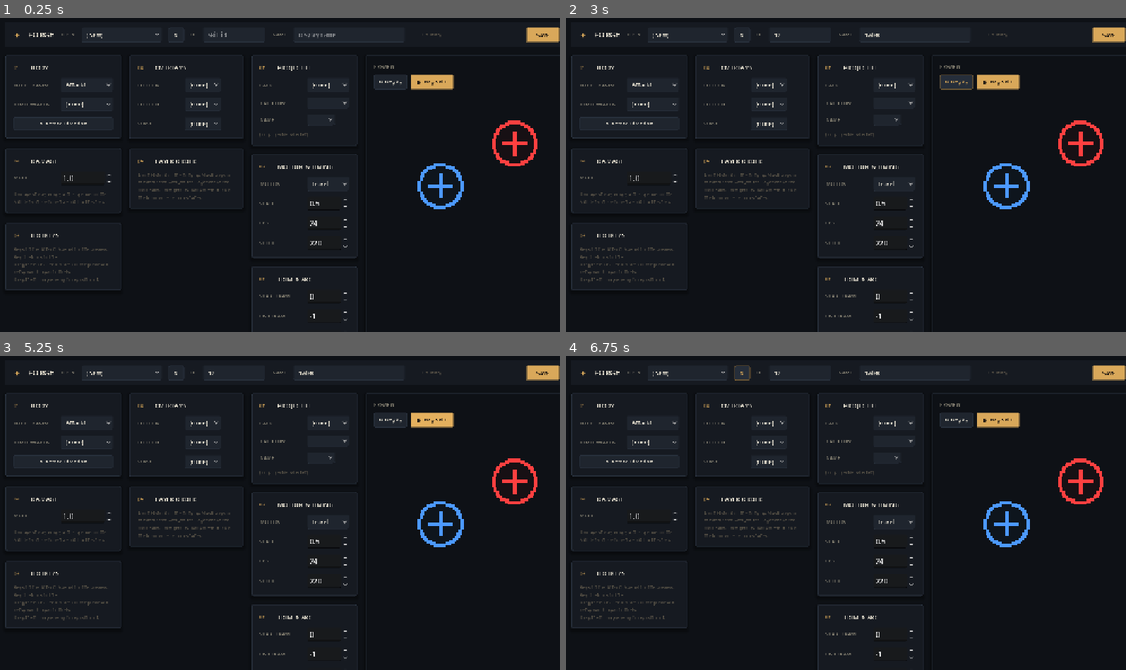
Above: before the commit, frames 1-4 (two rows, left to right).
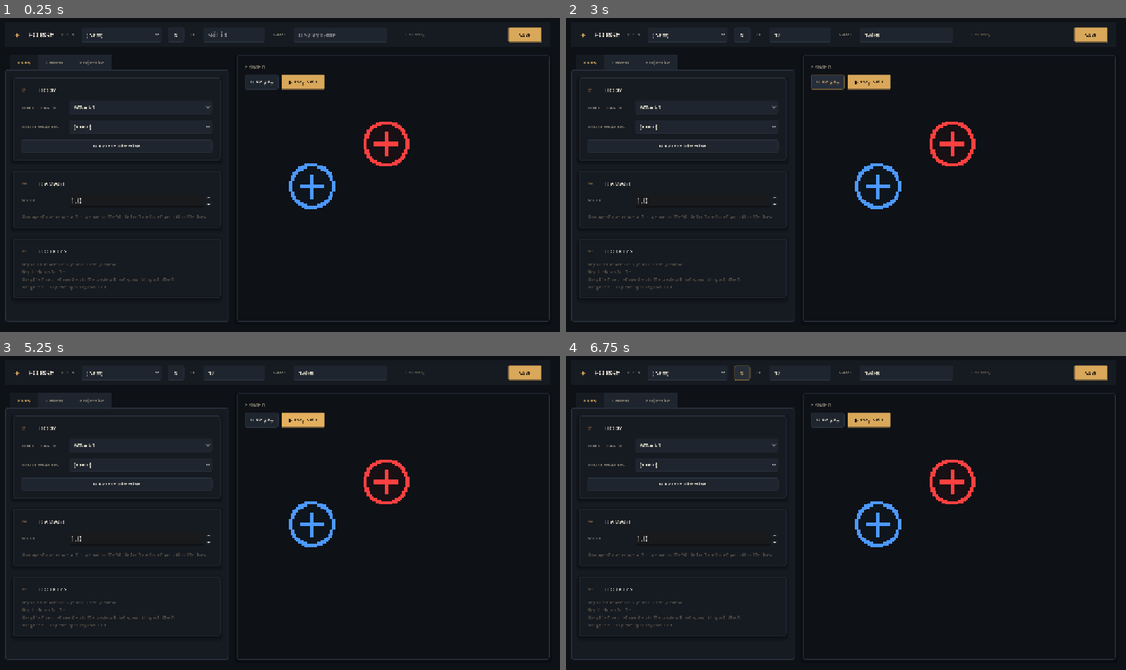
Above: after the commit, the same moments.

Repository: lenzerevans1995-coder/IsoArpg
Game: Godot game, scene res://dev_scenes/skill_editor.tscn
The game is run twice, just before and just after one commit, with the same random seed, the same clock (stepped at 60 frames per second) and the same inputs. This scene is started directly instead of the project's main scene.
Inputs (mouse positions are in pixels of both pictures, inside the frame that each line leads up to):
- Up to frame 1 (0.25 s): no input
- Up to frame 2 (3 s): click (801, 33) at 0.52 s; type "12" at 0.6 s; click (913, 33) at 0.75 s; type "Alex" at 0.83 s; click "(New)" at 1.25 s; click "(New)" at 2 s; click "↻ Replay" at 2.75 s
- Up to frame 3 (5.25 s): click "↻ Replay" at 3.5 s; click "↻ Replay" at 4.25 s; click "▶ Play Skill" at 5 s
- Up to frame 4 (6.75 s): click "▶ Play Skill" at 5.75 s; click "↻" at 6.5 s

The runs differ from the first frame. In frame 1, 7.1% of the frame differs, in the area x 0-100%, y 2-100%; in frame 2, 7.5%; in frame 3, 7.1%; in frame 4, 7.1%.

Commit message:
Skill editor: tab layout (Body / Effects / Projectile) + preview always-visible
Replaces the four-column grid with a TabContainer for the form fields
plus a permanently-visible Preview pane to its right. Each tab carries
its own stack of section cards and fits without scrolling at any window
size — the original "no scroll" intent.

Tabs are styled to match the cards: charcoal panels, amber underline on
the selected tab, dim grey text for inactive tabs.

Mouse wheel over the preview viewport now zooms in / out by adjusting
SubViewportContainer.stretch_shrink (clamped 1-12). Scroll up = zoom in,
scroll down = zoom out.

Co-Authored-By: Claude Opus 4.7 (1M context) <noreply@anthropic.com>

Diff:
--- a/dev_scenes/skill_editor.gd
+++ b/dev_scenes/skill_editor.gd
@@ -117,7 +117,11 @@
 # holder size, then NEAREST-upscales — same pattern as the main game's
 # 640x360→1280x720 rig. Bumping PREVIEW_SHRINK zooms in (each game
 # pixel becomes a bigger screen block).
-const _PREVIEW_SHRINK := 4
+# Initial preview zoom — mouse wheel over the viewport adjusts at runtime.
+var _preview_shrink: int = 4
+const _PREVIEW_SHRINK_MIN := 1
+const _PREVIEW_SHRINK_MAX := 12
+var _preview_holder: SubViewportContainer    # cached so wheel handler can resize it
 const _PREVIEW_PLAYER_POS := Vector2(38, 84)
 # Live position of the dummy enemy — mutable so dragging it carries the
 # red target marker along (and so target_offset stays relative to the
@@ -224,27 +228,71 @@
 	# Header bar.
 	page.add_child(_build_header_bar())
 
-	# Four columns row.
-	var cols := HBoxContainer.new()
-	cols.size_flags_vertical = Control.SIZE_EXPAND_FILL
-	cols.add_theme_constant_override("separation", 20)
-	page.add_child(cols)
-
-	cols.add_child(_build_col_identity())   # Identity / Body / Damage
-	cols.add_child(_build_col_overlays())   # Effect overlays + colors
-	cols.add_child(_build_col_projectile()) # Projectile / Motion / Timing
-	cols.add_child(_build_col_preview())    # Live preview
-
-	for i in cols.get_child_count():
-		var c := cols.get_child(i) as Control
-		c.size_flags_horizontal = Control.SIZE_EXPAND_FILL
-	cols.get_child(0).size_flags_stretch_ratio = 1.0
-	cols.get_child(1).size_flags_stretch_ratio = 1.0
-	cols.get_child(2).size_flags_stretch_ratio = 1.1
-	cols.get_child(3).size_flags_stretch_ratio = 1.6
-	# Build the projectile fields (must run after _build_col_projectile so
-	# the parent VBox exists). Ditto _refresh_open_dropdown.
+	# Tabs (form fields) on the left + always-visible Preview on the right.
+	var split := HBoxContainer.new()
+	split.size_flags_vertical = Control.SIZE_EXPAND_FILL
+	split.add_theme_constant_override("separation", 20)
+	page.add_child(split)
+
+	var tabs := TabContainer.new()
+	tabs.size_flags_horizontal = Control.SIZE_EXPAND_FILL
+	tabs.size_flags_vertical = Control.SIZE_EXPAND_FILL
+	tabs.size_flags_stretch_ratio = 1.0
+	_style_tabs(tabs)
+	# Each tab is a single column; cards stack inside.
+	var t_body := _build_col_identity();    t_body.name = "Body"
+	var t_fx   := _build_col_overlays();    t_fx.name   = "Effects"
+	var t_proj := _build_col_projectile();  t_proj.name = "Projectile"
+	tabs.add_child(t_body)
+	tabs.add_child(t_fx)
+	tabs.add_child(t_proj)
+	split.add_child(tabs)
+
+	var preview_col := _build_col_preview()
+	preview_col.size_flags_horizontal = Control.SIZE_EXPAND_FILL
+	preview_col.size_flags_stretch_ratio = 1.4
+	split.add_child(preview_col)
+
 	_refresh_open_dropdown()
+
+func _style_tabs(tc: TabContainer) -> void:
+	# Tabs styled to match the section cards — same charcoal palette,
+	# amber underline on the selected tab.
+	var bg := StyleBoxFlat.new()
+	bg.bg_color = COL_PANEL
+	bg.border_color = COL_RULE
+	bg.border_width_left = 1; bg.border_width_top = 1
+	bg.border_width_right = 1; bg.border_width_bottom = 1
+	bg.corner_radius_top_left = 2; bg.corner_radius_top_right = 2
+	bg.corner_radius_bottom_left = 2; bg.corner_radius_bottom_right = 2
+	bg.content_margin_left = 18; bg.content_margin_right = 18
+	bg.content_margin_top = 18; bg.content_margin_bottom = 18
+	tc.add_theme_stylebox_override("panel", bg)
+
+	var tab_unsel := StyleBoxFlat.new()
+	tab_unsel.bg_color = COL_RAISED
+	tab_unsel.border_color = COL_RULE
+	tab_unsel.border_width_bottom = 1
+	tab_unsel.content_margin_left = 18; tab_unsel.content_margin_right = 18
+	tab_unsel.content_margin_top = 8; tab_unsel.content_margin_bottom = 8
+	tc.add_theme_stylebox_override("tab_unselected", tab_unsel)
+
+	var tab_hov := tab_unsel.duplicate() as StyleBoxFlat
+	tab_hov.bg_color = COL_RAISED_HOV
+	tc.add_theme_stylebox_override("tab_hovered", tab_hov)
+
+	var tab_sel := StyleBoxFlat.new()
+	tab_sel.bg_color = COL_PANEL
+	tab_sel.border_color = COL_AMBER
+	tab_sel.border_width_bottom = 2
+	tab_sel.content_margin_left = 18; tab_sel.content_margin_right = 18
+	tab_sel.content_margin_top = 8; tab_sel.content_margin_bottom = 8
+	tc.add_theme_stylebox_override("tab_selected", tab_sel)
+
+	tc.add_theme_color_override("font_unselected_color", COL_TEXT_DIM)
+	tc.add_theme_color_override("font_hovered_color", COL_TEXT)
+	tc.add_theme_color_override("font_selected_color", COL_AMBER)
+	tc.add_theme_font_size_override("font_size", 12)
 
 # --- Foundry style helpers ---------------------------------------------
 
@@ -722,8 +770,11 @@
 
 	var holder := SubViewportContainer.new()
 	holder.stretch = true
-	holder.stretch_shrink = _PREVIEW_SHRINK
+	holder.stretch_shrink = _preview_shrink
 	holder.custom_minimum_size = Vector2(420, 420)
+	holder.mouse_filter = Control.MOUSE_FILTER_PASS  # so wheel events fire
+	holder.gui_input.connect(_on_preview_wheel)
+	_preview_holder = holder
 	holder.size_flags_horizontal = Control.SIZE_EXPAND_FILL
 	holder.size_flags_vertical = Control.SIZE_EXPAND_FILL
 	holder.texture_filter = CanvasItem.TEXTURE_FILTER_NEAREST
@@ -1366,6 +1417,20 @@
 		ProjectileRuntimeScript.play(_def, _preview_vp, _PREVIEW_PLAYER_POS, _target_ref)
 	_proj_last_frame = cur
 
+func _on_preview_wheel(ev: InputEvent) -> void:
+	if not (ev is InputEventMouseButton): return
+	var mb := ev as InputEventMouseButton
+	if not mb.pressed: return
+	var prev := _preview_shrink
+	if mb.button_index == MOUSE_BUTTON_WHEEL_UP:
+		_preview_shrink = min(_preview_shrink + 1, _PREVIEW_SHRINK_MAX)
+	elif mb.button_index == MOUSE_BUTTON_WHEEL_DOWN:
+		_preview_shrink = max(_preview_shrink - 1, _PREVIEW_SHRINK_MIN)
+	else:
+		return
+	if _preview_shrink != prev and _preview_holder:
+		_preview_holder.stretch_shrink = _preview_shrink
+
 func _on_play_skill() -> void:
 	# Reset body rig and then fire the projectile with the player at the
 	# fixed preview position and the test target at the reference point.
